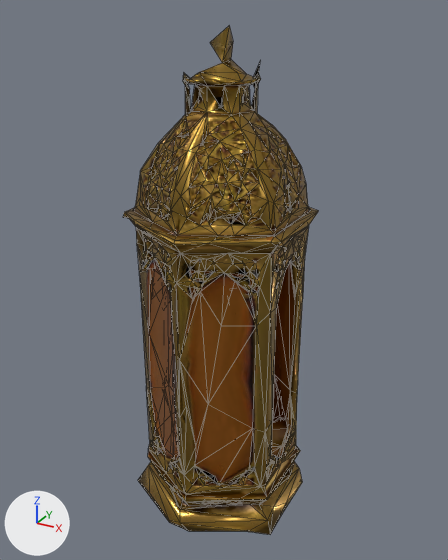
A saved change to the glTF model projects/new-thumamah/assets/models/lantern.glb.
Camera for both pictures: a 50 mm camera at (0.531, -0.955, 0.465) aimed at (0.0, 0.009, -0.017). The axes (+X, +Y, +Z) are drawn at lower left. The lights are the same throughout. The first picture is the older version. Mesh edges are drawn as thin lines. Vertices at exactly the same position are counted once.

The older version as bpy lines, for what is in view:
```python
me_tripo_mesh_33d2f394_6381_4488_b6d4_dc10e305e03a = bpy.data.meshes.new('tripo_mesh_33d2f394-6381-4488-b6d4-dc10e305e03a')
me_tripo_mesh_33d2f394_6381_4488_b6d4_dc10e305e03a.from_pydata(...)  # 1437 vertices, 3540 faces; spans x -0.164..0.162, y -0.175..0.178, z -0.5..0.439
me_tripo_mesh_33d2f394_6381_4488_b6d4_dc10e305e03a.materials.append(mat_tripo_material_33d2f394_6381_4488_b6d4_dc10e305e03a)
ob_tripo_node_33d2f394_6381_4488_b6d4_dc10e305e03a = bpy.data.objects.new('tripo_node_33d2f394-6381-4488-b6d4-dc10e305e03a', me_tripo_mesh_33d2f394_6381_4488_b6d4_dc10e305e03a)
ob_tripo_node_33d2f394_6381_4488_b6d4_dc10e305e03a.location = (0.0, 0.0, 0.0)
```
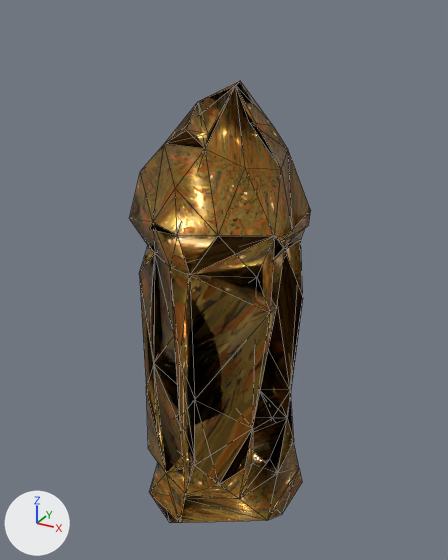
Where the change shows, as pixel boxes (x1, y1, x2, y2) in the pictures (448 x 560 px):
```json
{"object": "tripo_node_33d2f394-6381-4488-b6d4-dc10e305e03a", "change": "reshaped", "before": [123, 26, 318, 534], "after": [129, 81, 311, 523], "on screen": "7% narrower, 13% shorter"}
{"part": 1, "of": "me_tripo_mesh_33d2f394_6381_4488_b6d4_dc10e305e03a", "change": "deleted", "before": [123, 26, 318, 534], "on screen": "brown"}
{"part": 2, "of": "me_tripo_mesh_33d2f394_6381_4488_b6d4_dc10e305e03a", "change": "surface changed", "before": [150, 223, 253, 484], "after": [150, 223, 253, 484]}
```

The change, as JSON lines over the scene's bpy script:
```json
{"block": "me_tripo_mesh_33d2f394_6381_4488_b6d4_dc10e305e03a", "where": "# used by ob_tripo_node_33d2f394_6381_4488_b6d4_dc10e305e03a; location = (0.0, 0.0, 0.0)"}
{"op": "remove", "block": "me_tripo_mesh_33d2f394_6381_4488_b6d4_dc10e305e03a", "code": "me_tripo_mesh_33d2f394_6381_4488_b6d4_dc10e305e03a.from_pydata(...)  # 1437 vertices, 3540 faces; spans x -0.164..0.162, y -0.175..0.178, z -0.5..0.439"}
{"op": "add", "block": "me_tripo_mesh_33d2f394_6381_4488_b6d4_dc10e305e03a", "code": "me_tripo_mesh_33d2f394_6381_4488_b6d4_dc10e305e03a.from_pydata(...)  # 129 vertices, 357 faces; spans x -0.162..0.162, y -0.171..0.161, z -0.5..0.349"}
{"block": "me_tripo_mesh_33d2f394_6381_4488_b6d4_dc10e305e03a", "change": "me_tripo_mesh_33d2f394_6381_4488_b6d4_dc10e305e03a part 1: 1308 vertices removed from x -0.164..0.161, y -0.175..0.178, z -0.5..0.439"}
{"block": "me_tripo_mesh_33d2f394_6381_4488_b6d4_dc10e305e03a", "change": "me_tripo_mesh_33d2f394_6381_4488_b6d4_dc10e305e03a part 2: 11 kept faces spanning x -0.129..0.115, y -0.155..0.084, z -0.392..0.126 get new texture (UV) coordinates"}
```
